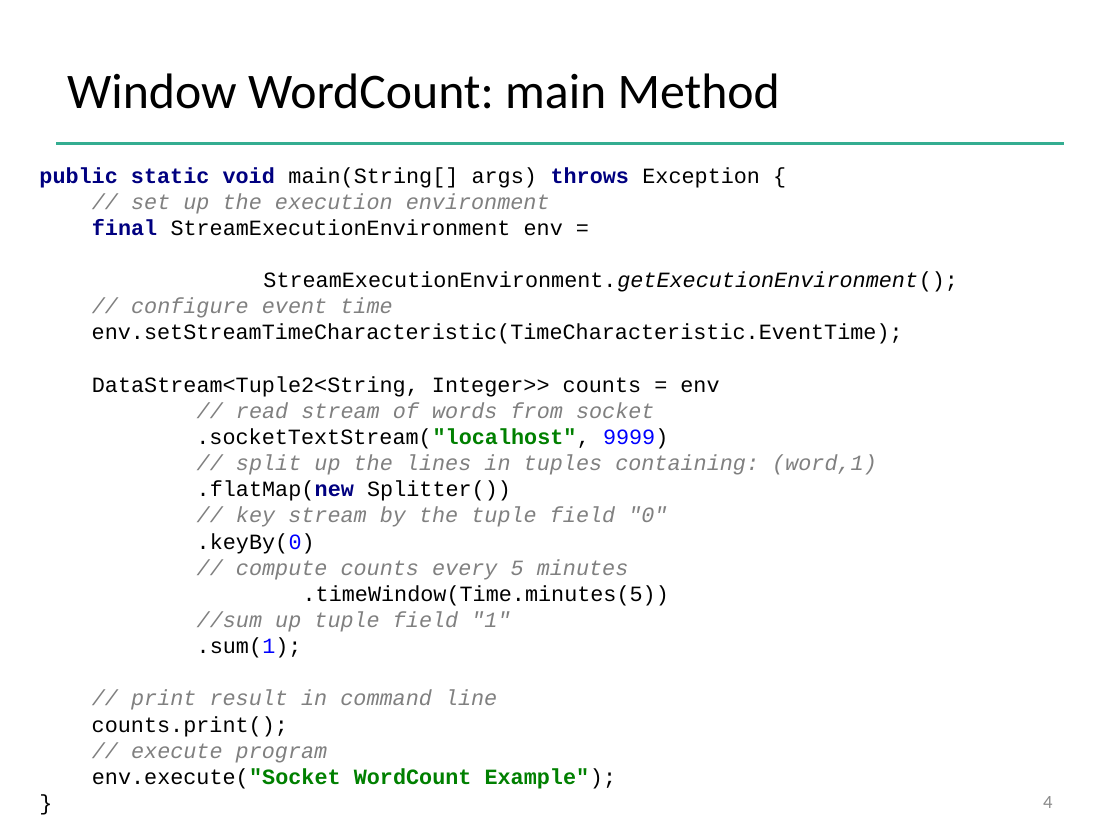
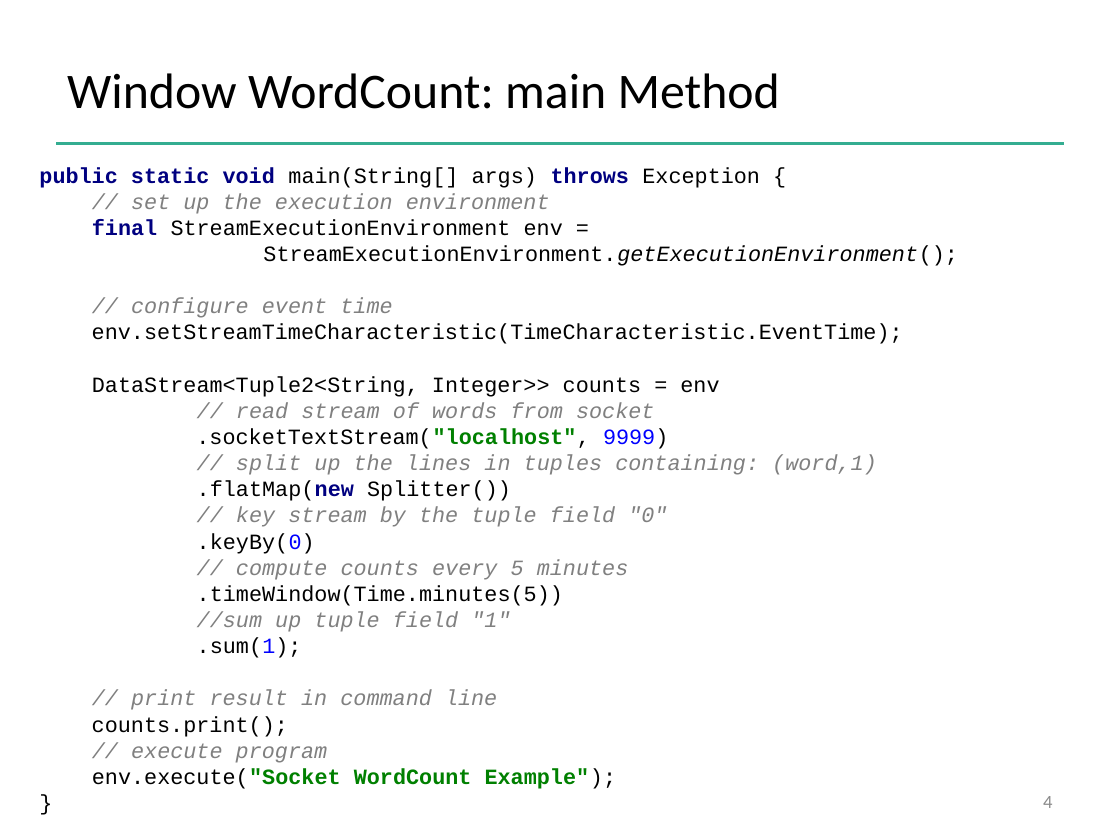
Before and after one commit to dataArtisans/flink-training-web, a slide deck: slide 4 of slides/flink_stream_basics.pptx. Drawn at 1120x840 pixels with LibreOffice and Linux fonts; fonts in the diff are those of the drawing; background and template pictures are left out. Boxes give left, top, right and bottom in pixels: in the first picture for what was removed or moved away, otherwise in the second. Text is boxed around its words. In the diff, an @@ line names an element or a change of style, - is before the commit and + after.

```diff
--- a/slides/flink_stream_basics.pptx
+++ b/slides/flink_stream_basics.pptx
@@ text at [39,167,957,266]: text changed @@
-public static void main(String[] args) throws Exception {
-// set up the execution environment
-final StreamExecutionEnvironment env =
-StreamExecutionEnvironment.getExecutionEnvironment();
+public static void main(String[] args) throws Exception {
+// set up the execution environment
+final StreamExecutionEnvironment env = StreamExecutionEnvironment.getExecutionEnvironment();
@@ text at [197,559,629,606]: text changed @@
-// compute counts every 5 minutes
-.timeWindow(Time.minutes(5))
+// compute counts every 5 minutes
+.timeWindow(Time.minutes(5))
```
Also in this commit, not shown: 11 other slides changed, 1 slide added, 1 slide removed, 14 other files.
